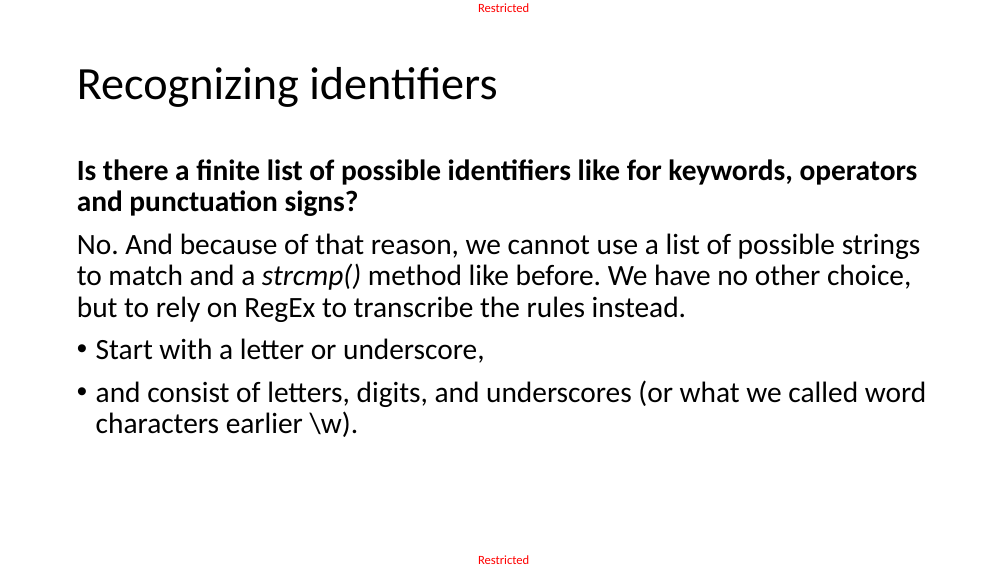
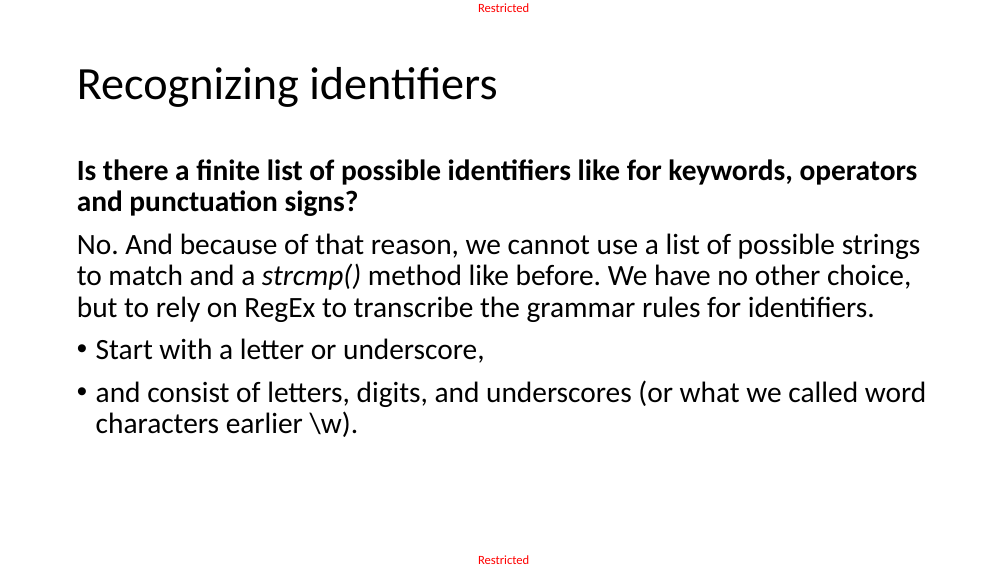
Before and after one commit to matthieudemari/SUTD_PLC_50_051, a slide deck: slide 48 of W9/W9S3/W9S3.pptx (slide 46 before the commit). Drawn at 1008x567 pixels with LibreOffice and Linux fonts; fonts in the diff are those of the drawing. Boxes give left, top, right and bottom in pixels: in the first picture for what was removed or moved away, otherwise in the second. Text is boxed around its words. In the diff, an @@ line names an element or a change of style, - is before the commit and + after.

```diff
--- a/W9/W9S3/W9S3.pptx
+++ b/W9/W9S3/W9S3.pptx
@@ text at (77,233,921,322): text changed @@
-No. And because of that reason, we cannot use a list of possible strings to match and a strcmp() method like before. We have no other choice, but to rely on RegEx to transcribe the rules instead.
+No. And because of that reason, we cannot use a list of possible strings to match and a strcmp() method like before. We have no other choice, but to rely on RegEx to transcribe the grammar rules for identifiers.
```
Also in this commit, not shown: 20 other slides changed, 8 slides added, 7 other files.
